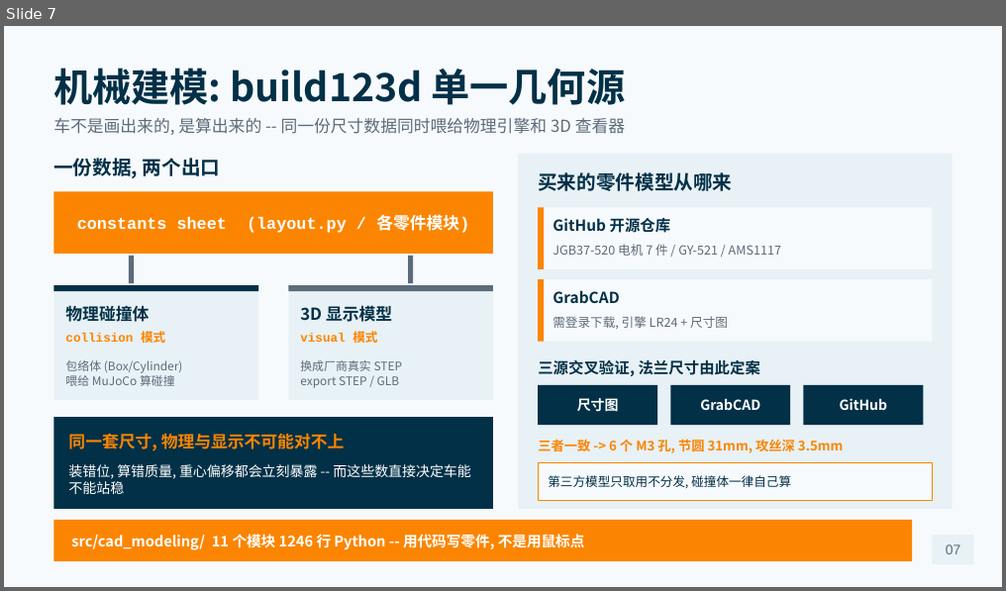
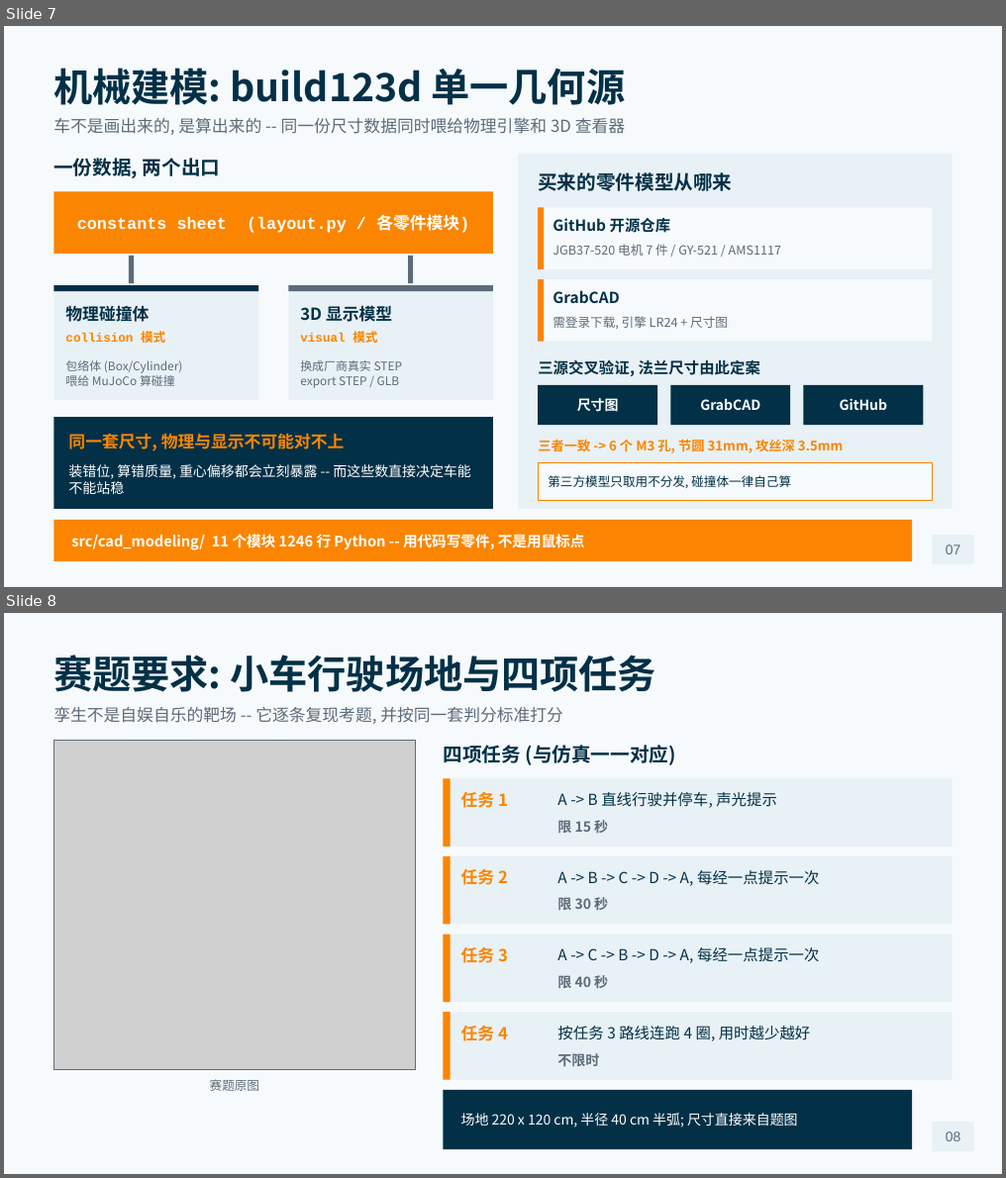
Before and after one commit to superfansizhe-beep/mujoco-renode-twin, a slide deck: docs/mujoco-renode-twin-defense.pptx. Shown one above the other, each under a label of ours: slide 7 before the commit, slides 7 and 8 after it. The pictures are 1006x591 and 1006x1178 pixels, drawn with LibreOffice and Linux fonts; fonts in the diff are those of the drawing; grey boxes stand for pictures. Boxes give left, top, right and bottom in pixels: in the first picture for what was removed or moved away, otherwise in the second. Text is boxed around its words. In the diff, an @@ line names an element or a change of style, - is before the commit and + after.

```diff
--- a/docs/mujoco-renode-twin-defense.pptx
+++ b/docs/mujoco-renode-twin-defense.pptx
@@ slide 8 added at <box>4,613,1002,1174</box>, background #F7FAFC @@
@@ text added at <box>54,655,657,692</box>, 28 pt, text #023047, bold @@
+赛题要求: 小车行驶场地与四项任务
@@ text added at <box>54,707,563,724</box>, 12 pt, text #5C6B7A @@
+孪生不是自娱自乐的靶场 -- 它逐条复现考题, 并按同一套判分标准打分
@@ picture added at <box>54,741,415,1070</box> @@
@@ rectangle added at <box>54,741,415,1070</box>, outline #5C6B7A 0.75 pt @@
@@ text added at <box>443,745,676,765</box>, 14 pt, text #023047, bold @@
+四项任务 (与仿真一一对应)
@@ rectangle added at <box>444,778,952,847</box>, fill #E8F1F5 @@
@@ rectangle added at <box>444,778,450,847</box>, fill #FB8500 @@
@@ text added at <box>461,791,508,808</box>, 12 pt, text #FB8500, bold @@
+任务 1
@@ text added at <box>557,792,777,808</box>, 11 pt, text #023047 @@
+A -> B 直线行驶并停车, 声光提示
@@ text added at <box>557,820,608,833</box>, 10 pt, text #5C6B7A, bold @@
+限 15 秒
@@ rectangle added at <box>444,857,952,924</box>, fill #E8F1F5 @@
@@ rectangle added at <box>444,857,450,924</box>, fill #FB8500 @@
@@ text added at <box>461,868,508,885</box>, 12 pt, text #FB8500, bold @@
+任务 2
@@ text added at <box>557,870,819,886</box>, 11 pt, text #023047 @@
+A -> B -> C -> D -> A, 每经一点提示一次
@@ text added at <box>557,897,608,910</box>, 10 pt, text #5C6B7A, bold @@
+限 30 秒
@@ rectangle added at <box>444,935,952,1002</box>, fill #E8F1F5 @@
@@ rectangle added at <box>444,935,450,1002</box>, fill #FB8500 @@
@@ text added at <box>461,947,508,963</box>, 12 pt, text #FB8500, bold @@
+任务 3
@@ text added at <box>557,948,819,963</box>, 11 pt, text #023047 @@
+A -> C -> B -> D -> A, 每经一点提示一次
@@ text added at <box>557,975,608,988</box>, 10 pt, text #5C6B7A, bold @@
+限 40 秒
@@ rectangle added at <box>444,1012,952,1080</box>, fill #E8F1F5 @@
@@ rectangle added at <box>444,1012,450,1080</box>, fill #FB8500 @@
@@ text added at <box>461,1025,508,1042</box>, 12 pt, text #FB8500, bold @@
+任务 4
@@ text added at <box>557,1026,811,1042</box>, 11 pt, text #023047 @@
+按任务 3 路线连跑 4 圈, 用时越少越好
@@ text added at <box>557,1054,599,1066</box>, 10 pt, text #5C6B7A, bold @@
+不限时
@@ text added at <box>210,1079,259,1091</box>, 9 pt, text #5C6B7A @@
+赛题原图
@@ rectangle added at <box>444,1090,912,1150</box>, fill #023047 @@
@@ text added at <box>461,1113,798,1128</box>, 10 pt, text #FFFFFF @@
+场地 220 x 120 cm, 半径 40 cm 半弧; 尺寸直接来自题图
@@ rectangle added at <box>932,1122,974,1152</box>, fill #E8F1F5 @@
@@ text added at <box>945,1132,961,1142</box>, 10 pt, text #5C6B7A @@
+08
```
Also in this commit, not shown: 4 slides changed, 6 other files.
